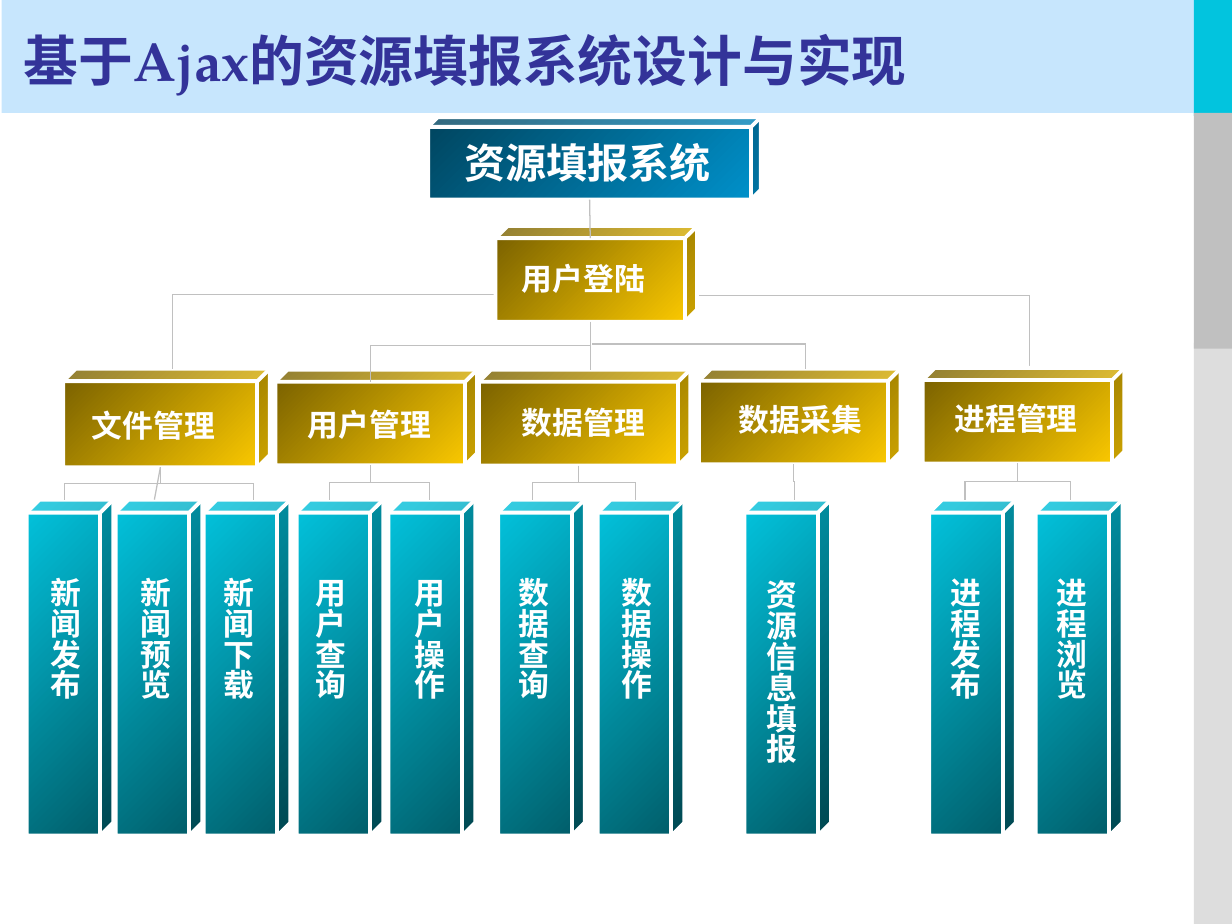
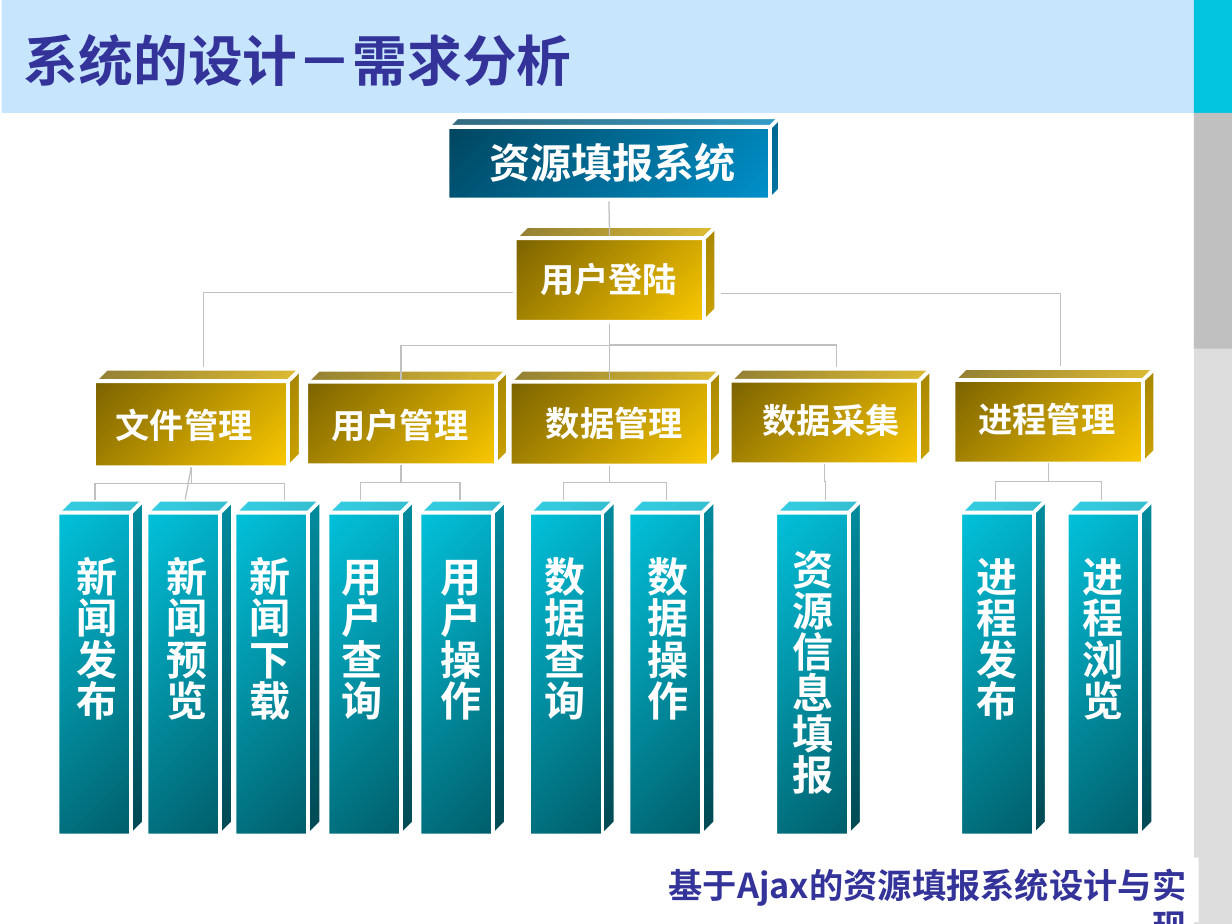
Before and after one commit to ruikaka16/resourcesystem, a slide deck: slide 12 of buaa/project/doc/毕设答辩.ppt (slide 13 before the commit). Drawn at 1232x924 pixels with LibreOffice and Linux fonts; fonts in the diff are those of the drawing. Boxes give left, top, right and bottom in pixels: in the first picture for what was removed or moved away, otherwise in the second. Text is boxed around its words. In the diff, an @@ line names an element or a change of style, - is before the commit and + after.

```diff
--- a/buaa/project/doc/毕设答辩.ppt
+++ b/buaa/project/doc/毕设答辩.ppt
@@ title at bbox=[24, 34, 572, 86]: text changed @@
-基于Ajax的资源填报系统设计与实现
+系统的设计－需求分析
@@ text "资源填报系统": place and size @@
-text "资源填报系统" at bbox=[464, 135, 710, 188]
+text "资源填报系统" at bbox=[490, 135, 736, 188]
@@ 2 cubes, 1 line: place and size @@
-2 cubes, 1 line at bbox=[429, 117, 761, 323]
+2 cubes, 1 line at bbox=[447, 117, 780, 323]
@@ text "用户登陆": place and size @@
-text "用户登陆" at bbox=[522, 259, 645, 293]
+text "用户登陆" at bbox=[540, 258, 677, 302]
@@ 17 texts, 15 cubes, 8 elbow lines, 1 line: place and size @@
-17 texts, 15 cubes, 8 elbow lines, 1 line at bbox=[27, 294, 1125, 837]
+17 texts, 15 cubes, 8 elbow lines, 1 line at bbox=[58, 292, 1156, 837]
@@ elbow line moved from (1030, 368) - (690, 296) to (1061, 366) - (721, 293) @@
@@ elbow line moved from (590, 322) - (370, 382) to (610, 324) - (400, 379) @@
@@ elbow line moved from (593, 344) - (806, 368) to (610, 324) - (837, 367) @@
@@ elbow line moved from (590, 322) - (591, 370) to (610, 324) - (610, 381) @@
@@ size 18 to 20 pt in 6 elements at bbox=[540, 258, 677, 302], bbox=[116, 404, 253, 448], bbox=[331, 403, 468, 447], bbox=[546, 401, 683, 445], bbox=[763, 398, 900, 442], bbox=[978, 397, 1115, 441] @@
@@ elbow line moved from (1018, 463) - (1071, 500) to (1048, 463) - (995, 500) @@
@@ elbow line moved from (1018, 463) - (965, 500) to (1048, 463) - (1101, 500) @@
@@ size 18 to 24 pt in 10 elements at bbox=[647, 550, 688, 720], bbox=[249, 557, 290, 720], bbox=[341, 559, 382, 720], bbox=[441, 559, 482, 720], bbox=[545, 550, 586, 720], bbox=[793, 550, 834, 794], bbox=[977, 558, 1018, 720], bbox=[1082, 558, 1123, 720], bbox=[166, 557, 207, 720], bbox=[76, 557, 117, 720] @@
@@ rectangle: place and size @@
-rectangle at bbox=[641, 857, 1190, 922]
+rectangle at bbox=[646, 857, 1195, 922]
@@ text added at bbox=[669, 868, 1187, 906], 20 pt, text #333399, bold @@
+基于Ajax的资源填报系统设计与实现
```
Also in this commit, not shown: 5 other slides changed, 21 slides added, 12 slides removed, 1 other file.
